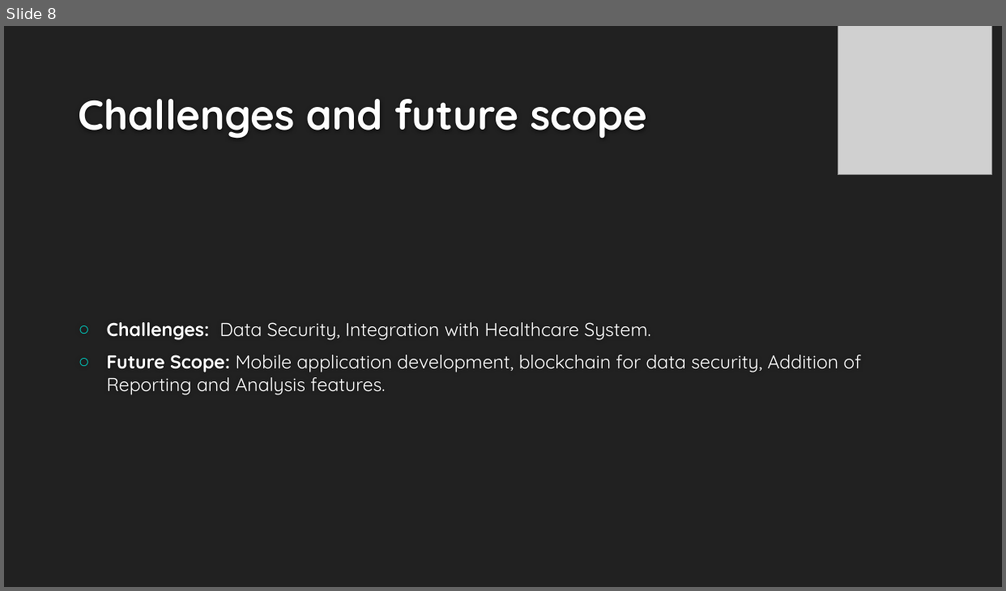
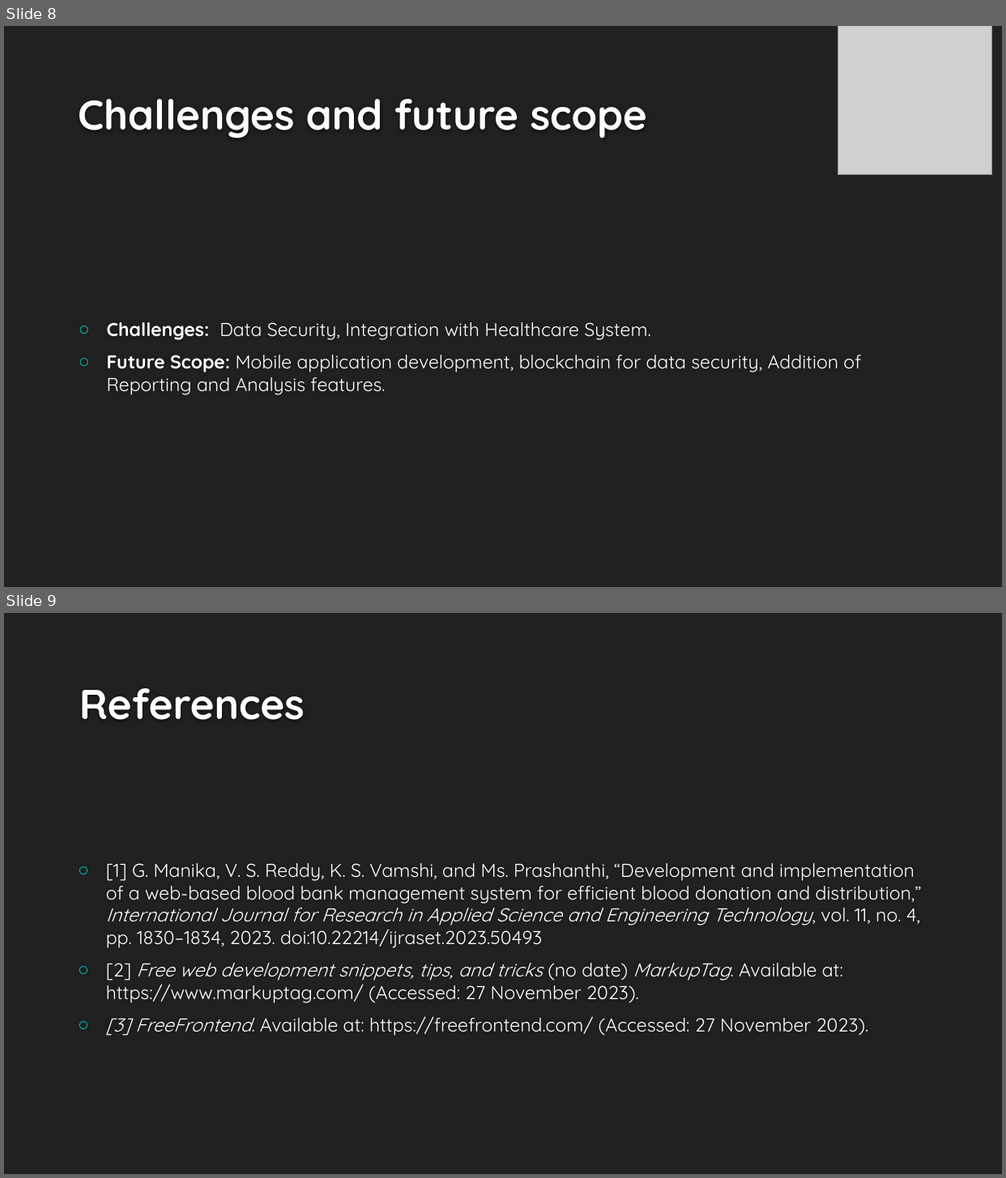
Before and after one commit to rai-mukul/Blood_Donor_Management_System, a slide deck: Blood Donor Management System.pptx. Shown one above the other, each under a label of ours: slide 8 before the commit, slides 8 and 9 after it. The pictures are 1006x591 and 1006x1178 pixels, drawn with LibreOffice and Linux fonts; fonts in the diff are those of the drawing; grey boxes stand for pictures; background and template pictures are left out. Boxes give left, top, right and bottom in pixels: in the first picture for what was removed or moved away, otherwise in the second. Text is boxed around its words. In the diff, an @@ line names an element or a change of style, - is before the commit and + after.

```diff
--- a/Blood Donor Management System.pptx
+++ b/Blood Donor Management System.pptx
@@ slide 9 added at (4, 613, 1002, 1174), background #212121 @@
@@ title added at (79, 688, 305, 720), 40 pt, text #FEFEFE, bold @@
+References
@@ text added at (106, 863, 922, 1036), 18 pt, text #FFFFFF @@
+○ [1] G. Manika, V. S. Reddy, K. S. Vamshi, and Ms. Prashanthi, “Development and implementation of a web-based blood bank management system for efficient blood donation and distribution,” International Journal for Research in Applied Science and Engineering Technology, vol. 11, no. 4, pp. 1830–1834, 2023. doi:10.22214/ijraset.2023.50493
+○ [2] Free web development snippets, tips, and tricks (no date) MarkupTag. Available at: https://www.markuptag.com/ (Accessed: 27 November 2023).
+○ [3] FreeFrontend. Available at: https://freefrontend.com/ (Accessed: 27 November 2023).
```
Also in this commit, not shown: 1 slide changed, 9 other files.
